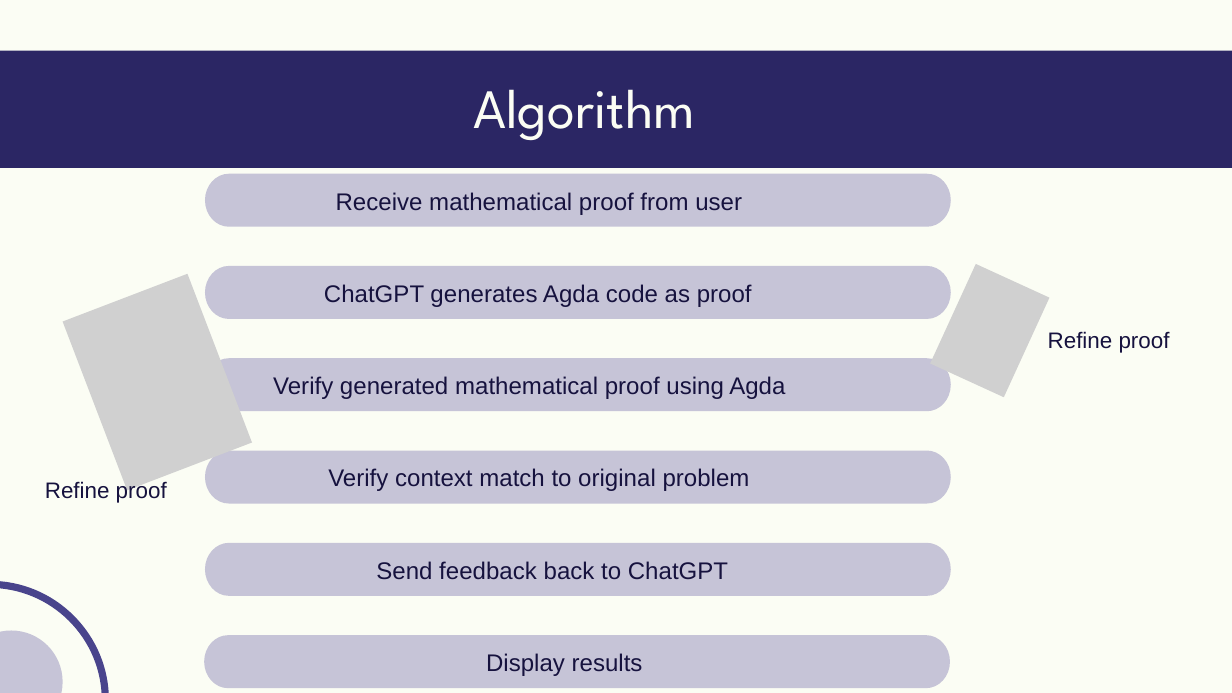
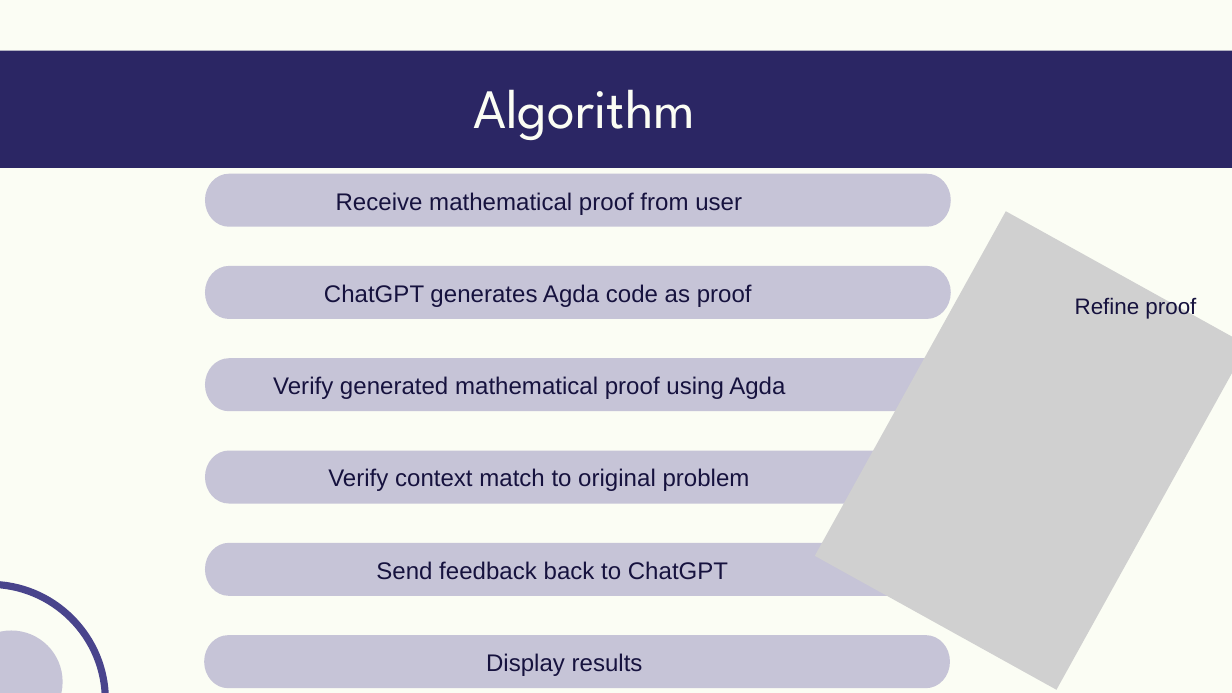
Before and after one commit to daniarmag/ProofVerifier, a slide deck: slide 9 of docs/Phase B/Interactive_Mathematical_Proof_Verification_System_Presentation.pptx. Drawn at 1232x693 pixels with LibreOffice and Linux fonts; fonts in the diff are those of the drawing; grey boxes stand for pictures; background and template pictures are left out. Boxes give left, top, right and bottom in pixels: in the first picture for what was removed or moved away, otherwise in the second. Text is boxed around its words. In the diff, an @@ line names an element or a change of style, - is before the commit and + after.

```diff
--- a/docs/Phase B/Interactive_Mathematical_Proof_Verification_System_Presentation.pptx
+++ b/docs/Phase B/Interactive_Mathematical_Proof_Verification_System_Presentation.pptx
@@ picture added at (815,211,1232,690) @@
@@ picture removed at (930,264,1050,398) @@
@@ picture removed at (63,274,252,490) @@
@@ text "Refine proof": place and size @@
-text "Refine proof" at (1048,331,1170,353)
+text "Refine proof" at (1075,296,1196,319)
@@ text removed at (45,480,167,503) @@
-Refine proof
```
Also in this commit, not shown: 3 other slides changed, 2 other files.
